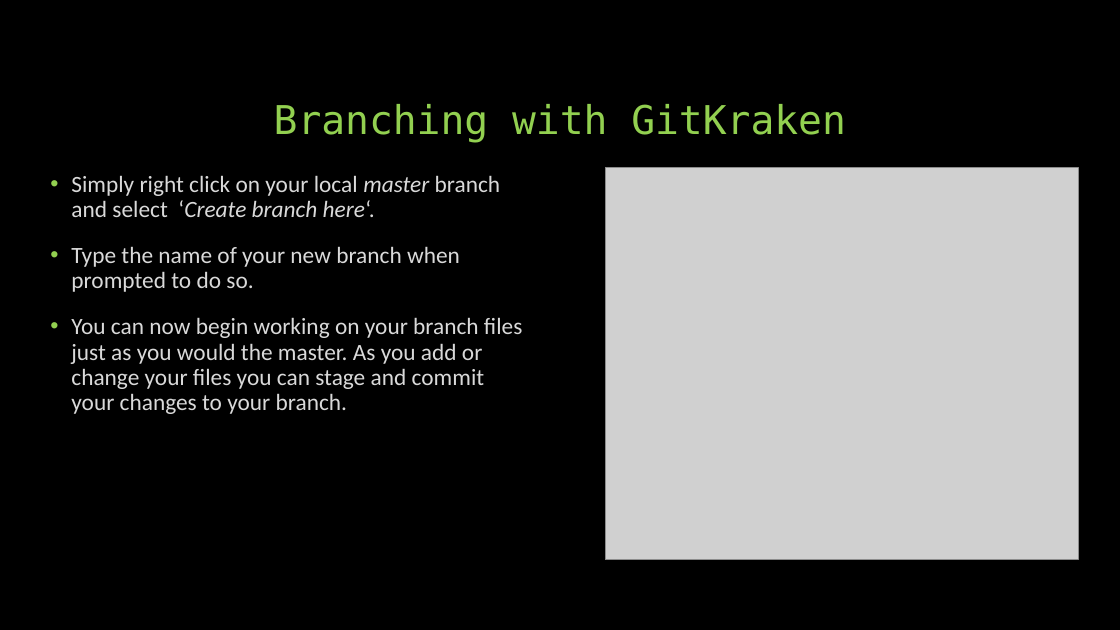
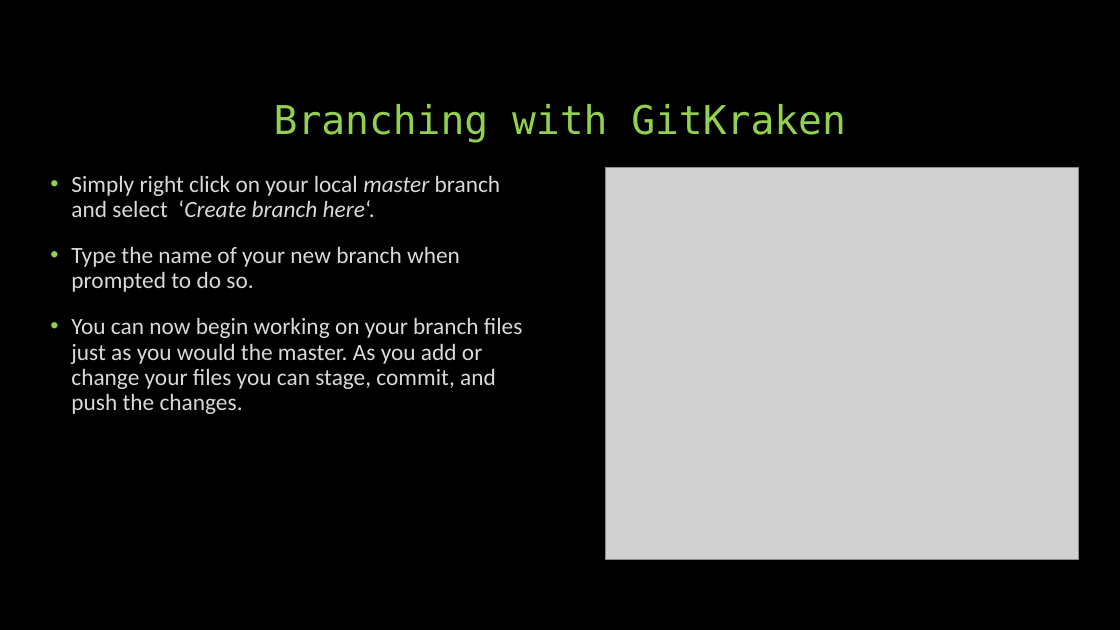
Before and after one commit to KalinBowden/BeDapperDesigns, a slide deck: slide 7 of GIT HUB Branching & Merging.pptx. Drawn at 1120x630 pixels with LibreOffice and Linux fonts; fonts in the diff are those of the drawing; grey boxes stand for pictures. Boxes give left, top, right and bottom in pixels: in the first picture for what was removed or moved away, otherwise in the second. Text is boxed around its words. In the diff, an @@ line names an element or a change of style, - is before the commit and + after.

Commit message:
Updated PP GitKraken Merging

```diff
--- a/GIT HUB Branching & Merging.pptx
+++ b/GIT HUB Branching & Merging.pptx
@@ text at [71, 317, 522, 414]: text changed @@
-• You can now begin working on your branch files just as you would the master. As you add or change your files you can stage and commit your changes to your branch.
+• You can now begin working on your branch files just as you would the master. As you add or change your files you can stage, commit, and push the changes.
```
Also in this commit, not shown: 1 other slide changed, 1 slide added.
